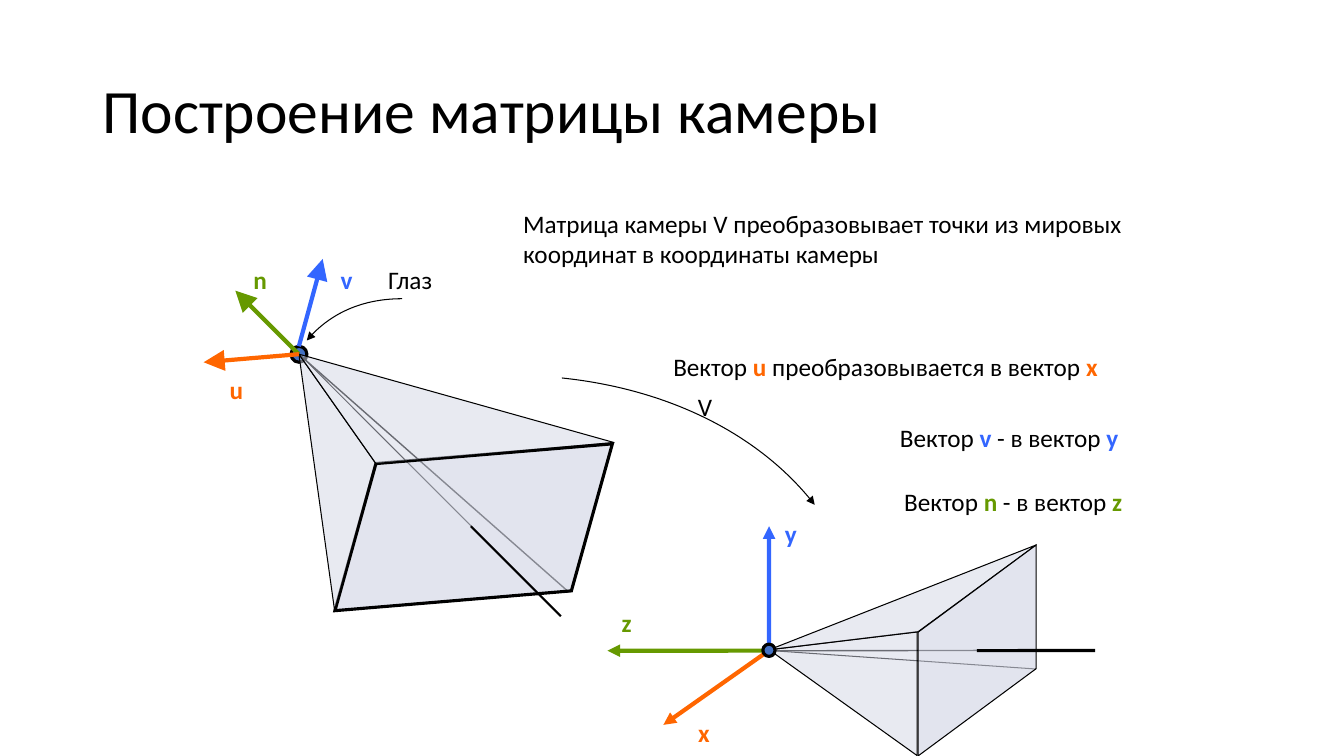
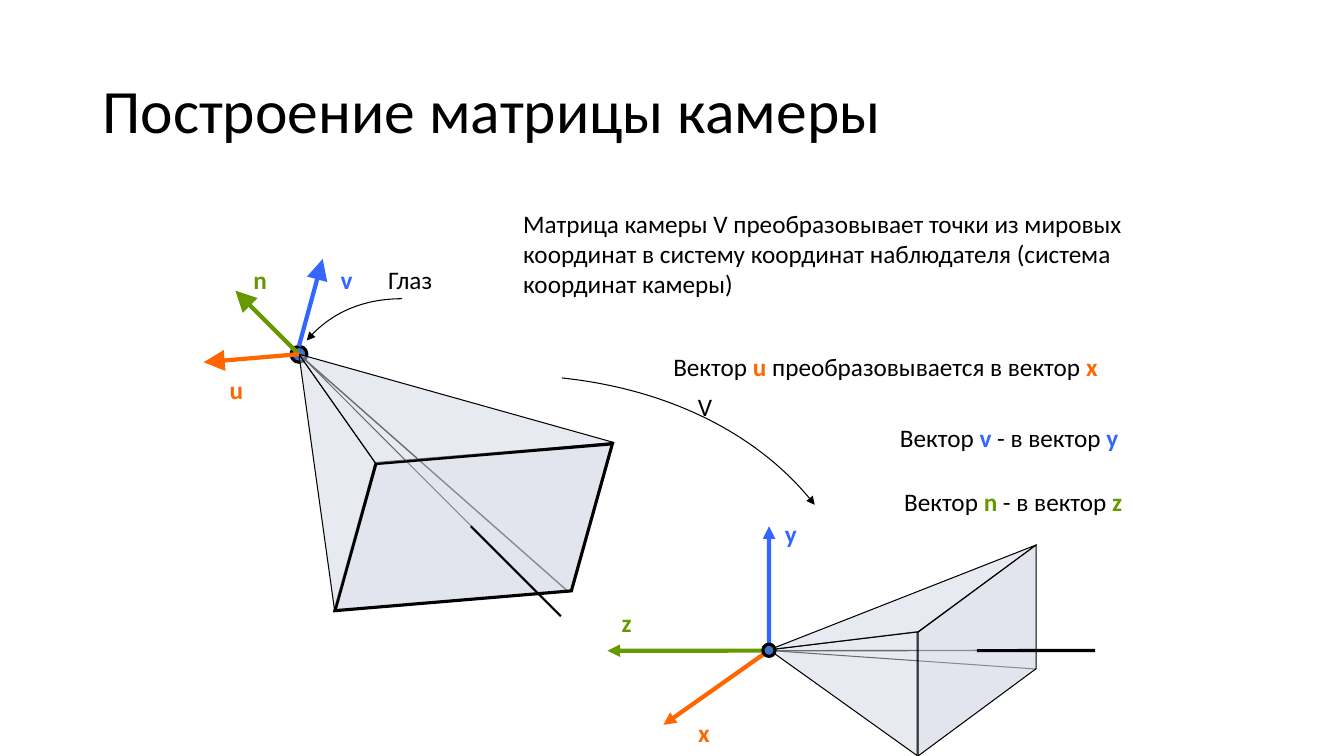
Before and after one commit to alexey-malov/cg-course, a slide deck: slide 131 of lectures/04 - Векторный анализ, трансформации и матрицы.pptx. Drawn at 1344x756 pixels with LibreOffice and Linux fonts; fonts in the diff are those of the drawing. Boxes give left, top, right and bottom in pixels: in the first picture for what was removed or moved away, otherwise in the second. Text is boxed around its words. In the diff, an @@ line names an element or a change of style, - is before the commit and + after.

```diff
--- a/lectures/04 - Векторный анализ, трансформации и матрицы.pptx
+++ b/lectures/04 - Векторный анализ, трансформации и матрицы.pptx
@@ text at bbox=[523, 216, 1121, 297]: text changed @@
-Матрица камеры V преобразовывает точки из мировых координат в координаты камеры
+Матрица камеры V преобразовывает точки из мировых координат в систему координат наблюдателя (система координат камеры)
```
Also in this commit, not shown: 23 other slides changed, 7 slides added, 4 slides removed, 27 other files.
